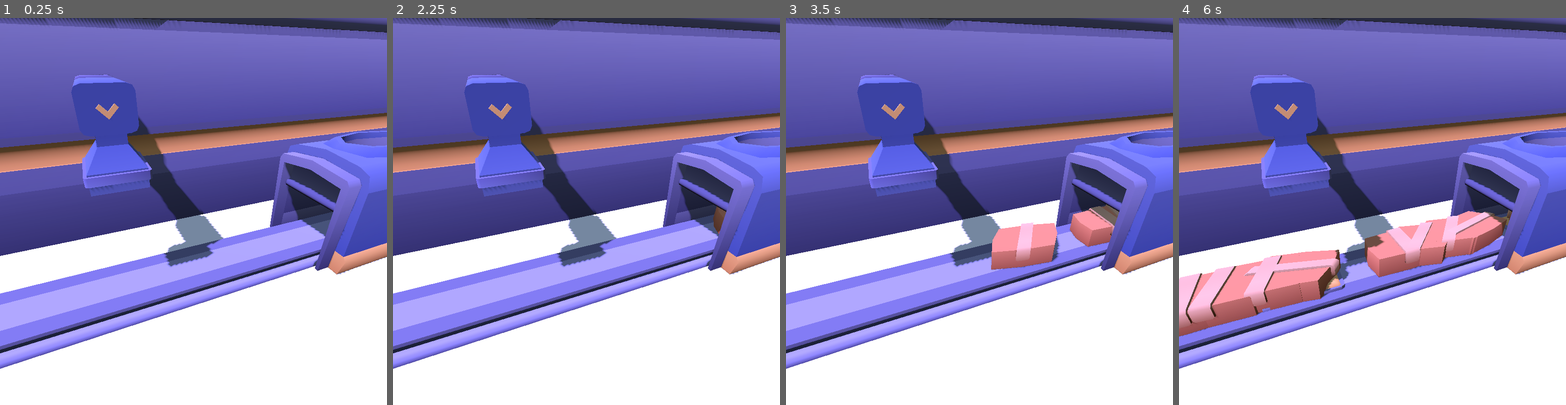
Above: before the commit, frames 1-4 (left to right).
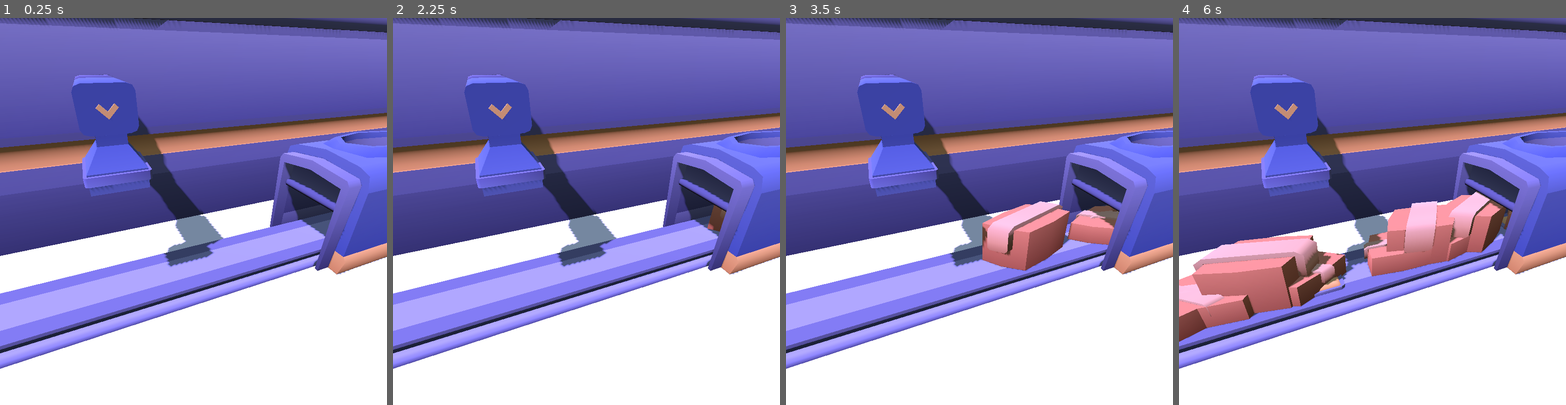
Above: after the commit, the same moments.

Repository: ofknee/tap-tap-tap
Game: Godot game, scene res://scenes/factory/factory.tscn
Two runs of this game, one before a commit and one after it. Both use one fixed random seed, a clock stepped at 60 frames per second and the inputs below. This scene is started directly instead of the project's main scene.
Inputs:
- Up to frame 1 (0.25 s): no input
- Up to frame 2 (2.25 s): tap Enter (ui_accept) at 0.5, 1.35, 1.52, 1.82, 2 s; hold Enter (ui_accept) 0.53-1.28 s; hold Right (ui_right) 0.53-2.03 s; hold A (LEFT) from 2.03 s (still down); hold Enter (ui_accept) from 2.03 s (still down)
- Up to frame 3 (3.5 s): release A (LEFT) at 2.78 s; release Enter (ui_accept) at 2.78 s; hold Right (ui_right) from 2.78 s (still down); tap Enter (ui_accept) at 2.85, 3.02, 3.32 s
- Up to frame 4 (6 s): hold Enter (ui_accept) 3.53-4.28 s; release Right (ui_right) at 4.28 s; hold A (LEFT) 4.28-5.03 s; tap Enter (ui_accept) at 4.35, 4.52, 4.82, 5.85 s; hold Right (ui_right) 5.03-5.78 s; hold Enter (ui_accept) 5.03-5.78 s; hold A (LEFT) from 5.78 s (still down)

The runs differ from the first frame. In frame 1, less than 0.1% of the frame differs, in the area x 13-71%, y 2-86%; in frame 2, less than 0.1%; in frame 3, 3.1%; in frame 4, 10%, in the area x 0-86%, y 2-86%.

Commit message:
set up dropper spawnpoint

Diff:
--- /dev/null
+++ b/scenes/factory/dropper.gd
@@ -0,0 +1,11 @@
+extends Node3D
+@export var drop : PackedScene
+
+# Called when the node enters the scene tree for the first time.
+func _ready() -> void:
+	pass # Replace with function body.
+
+
+# Called every frame. 'delta' is the elapsed time since the previous frame.
+func _process(delta: float) -> void:
+	pass
--- a/scenes/factory/factory.tscn
+++ b/scenes/factory/factory.tscn
@@ -7,7 +7,9 @@
 [ext_resource type="Script" uid="uid://ocvd3bfp0jvr" path="res://scenes/factory/spawner.gd" id="4_7wd4f"]
 [ext_resource type="PackedScene" uid="uid://c0d2h3nlqr03j" path="res://assets/factory/kenney_factory-kit_3.0/Models/GLB format/hopper-high-square.glb" id="4_kr1kb"]
 [ext_resource type="PackedScene" uid="uid://cvytfcd7y3m12" path="res://assets/factory/kenney_factory-kit_3.0/Models/GLB format/arrow-basic.glb" id="5_7wd4f"]
+[ext_resource type="Script" uid="uid://c4xdxysvlh17f" path="res://scenes/factory/dropper.gd" id="8_ggcq3"]
 [ext_resource type="PackedScene" uid="uid://sb256gmuy68a" path="res://scenes/factory/spawnables/yellow_button.tscn" id="8_vv6eg"]
+[ext_resource type="PackedScene" uid="uid://c44i55pkduavl" path="res://assets/factory/kenney_factory-kit_3.0/Models/GLB format/cone.glb" id="9_5pcoe"]
 [ext_resource type="PackedScene" uid="uid://b1u1fh6yh2x5y" path="res://scenes/factory/spawnables/large_box.tscn" id="9_7v5iq"]
 [ext_resource type="PackedScene" uid="uid://phs5vng6g8vd" path="res://scenes/factory/spawnables/small_box.tscn" id="10_ggcq3"]
 
@@ -32,7 +34,7 @@
 [node name="Factory" type="Node3D" unique_id=218373315]
 
 [node name="Camera3D" type="Camera3D" parent="." unique_id=1257165625]
-transform = Transform3D(0.9304175, 0.1857621, -0.3159364, 0, 0.86203295, 0.5068522, 0.3665015, -0.47158414, 0.80205053, -1.3748746, 7.827964, 5.9920607)
+transform = Transform3D(0.9304175, 0.18576209, -0.31593636, 0, 0.86203295, 0.5068522, 0.36650148, -0.47158414, 0.80205053, -1.3748722, 7.827965, 5.9920616)
 
 [node name="Structure" type="Node3D" parent="." unique_id=1110542878]
 
@@ -42,14 +44,14 @@
 [node name="ConveyerBelt" parent="Structure" unique_id=293472886 instance=ExtResource("1_hdo8d")]
 transform = Transform3D(40, 0, 0, 0, 1.5063945, 0, 0, 0, 2.903504, 0, 0, -1.3745146)
 
-[node name="Spawner" parent="Structure" unique_id=1282206509 instance=ExtResource("3_37mx5")]
+[node name="ConveyerSpawner" parent="Structure" unique_id=1282206509 instance=ExtResource("3_37mx5")]
 transform = Transform3D(6.02, 0, 0, 0, 3.87, 0, 0, 0, 3.14, 10.287131, 0, -1.372)
 script = ExtResource("4_7wd4f")
 large_box = ExtResource("9_7v5iq")
 small_box = ExtResource("10_ggcq3")
 yellow_button = ExtResource("8_vv6eg")
 
-[node name="Spawnpoint" type="Marker3D" parent="Structure/Spawner" unique_id=1631144658]
+[node name="Spawnpoint" type="Marker3D" parent="Structure/ConveyerSpawner" unique_id=1631144658]
 transform = Transform3D(0.9999984, 0, 0, 0, 1, 0, 0, 0, 0.9999998, 1.449, 0.14, 0.006)
 
 [node name="Floor" type="MeshInstance3D" parent="Structure" unique_id=1381546789]
@@ -57,6 +59,8 @@
 
 [node name="Dropper" type="Node3D" parent="Structure" unique_id=398029324]
 transform = Transform3D(1, 0, 0, 0, 1, 0, 0, 0, 1, -0.91, 0, 0)
+script = ExtResource("8_ggcq3")
+drop = ExtResource("9_5pcoe")
 
 [node name="piston-square2" parent="Structure/Dropper" unique_id=1763198130 instance=ExtResource("3_3gw73")]
 transform = Transform3D(1.4858476, 0, 0, 0, -2.1843334e-07, 1.2181902, 0, -4.9971724, -5.3248783e-08, 0, 6.8170114, -1.0524473)
@@ -66,6 +70,9 @@
 
 [node name="arrow-basic2" parent="Structure/Dropper" unique_id=389735274 instance=ExtResource("5_7wd4f")]
 transform = Transform3D(1.2419455e-15, 2.8412401e-08, 0.65, 0.65, -2.8412401e-08, 0, 2.8412401e-08, 0.65, -2.8412401e-08, 0, 6.784936, -1.1140388)
+
+[node name="Spawnpoint" type="Marker3D" parent="Structure/Dropper" unique_id=1691764502]
+transform = Transform3D(1, 0, 0, 0, 1, 0, 0, 0, 1, 0, 5.152659, -1.52)
 
 [node name="WorldEnvironment" type="WorldEnvironment" parent="." unique_id=409856805]
 environment = SubResource("Environment_3gw73")
--- a/scenes/factory/spawner.gd
+++ b/scenes/factory/spawner.gd
@@ -19,7 +19,7 @@
 			if randi_range(0,1) == 0:
 				inst = large_box.instantiate()
 			else:
-				inst = large_box.instantiate()
+				inst = small_box.instantiate()
 			inst.rotation.y = deg_to_rad(randf_range(0.0, 360.0))
 		1:
 			inst = yellow_button.instantiate()
Not shown, added: scenes/factory/dropper.gd.uid
Not shown, changed: .DS_Store
